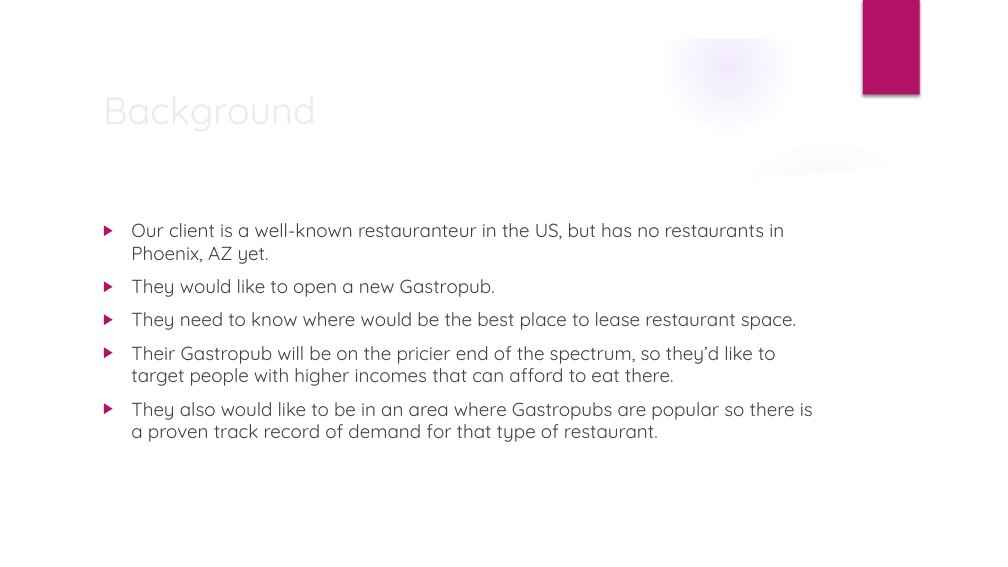
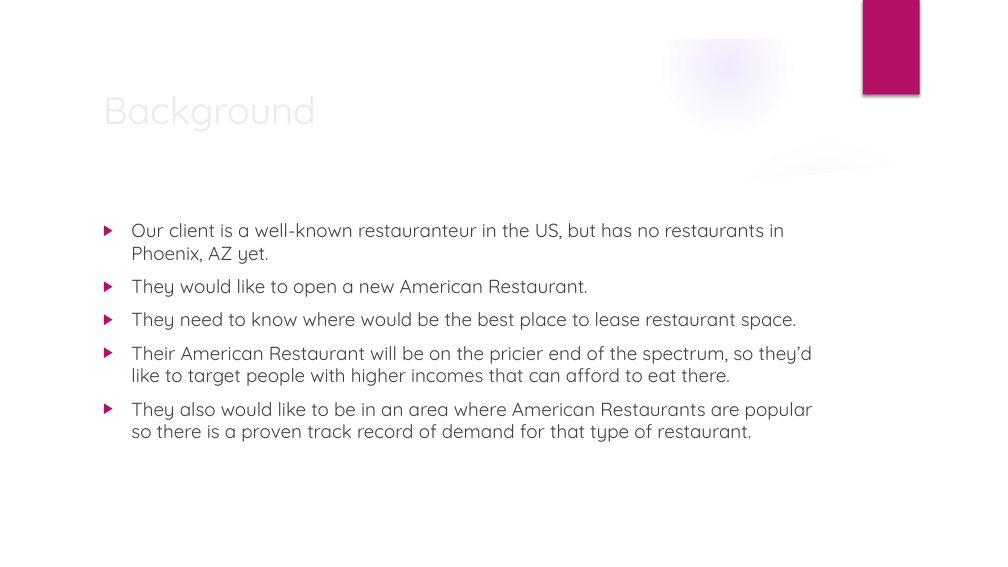
Before and after one commit to emhalls/Capstone, a slide deck: slide 3 of EHallstrom Applied Data Science Capstone.pptx. Drawn at 1008x567 pixels with LibreOffice and Linux fonts; fonts in the diff are those of the drawing; background and template pictures are left out. Boxes give left, top, right and bottom in pixels: in the first picture for what was removed or moved away, otherwise in the second. Text is boxed around its words. In the diff, an @@ line names an element or a change of style, - is before the commit and + after.

```diff
--- a/EHallstrom Applied Data Science Capstone.pptx
+++ b/EHallstrom Applied Data Science Capstone.pptx
@@ text at bbox=[131, 279, 587, 297]: text changed @@
-▶ They would like to open a new Gastropub.
+▶ They would like to open a new American Restaurant.
@@ text at bbox=[131, 346, 813, 442]: text changed @@
-▶ Their Gastropub will be on the pricier end of the spectrum, so they’d like to target people with higher incomes that can afford to eat there.
-▶ They also would like to be in an area where Gastropubs are popular so there is a proven track record of demand for that type of restaurant.
+▶ Their American Restaurant will be on the pricier end of the spectrum, so they’d like to target people with higher incomes that can afford to eat there.
+▶ They also would like to be in an area where American Restaurants are popular so there is a proven track record of demand for that type of restaurant.
```
Also in this commit, not shown: 4 other slides changed, 2 slides added, 2 slides removed, 1 other file.
